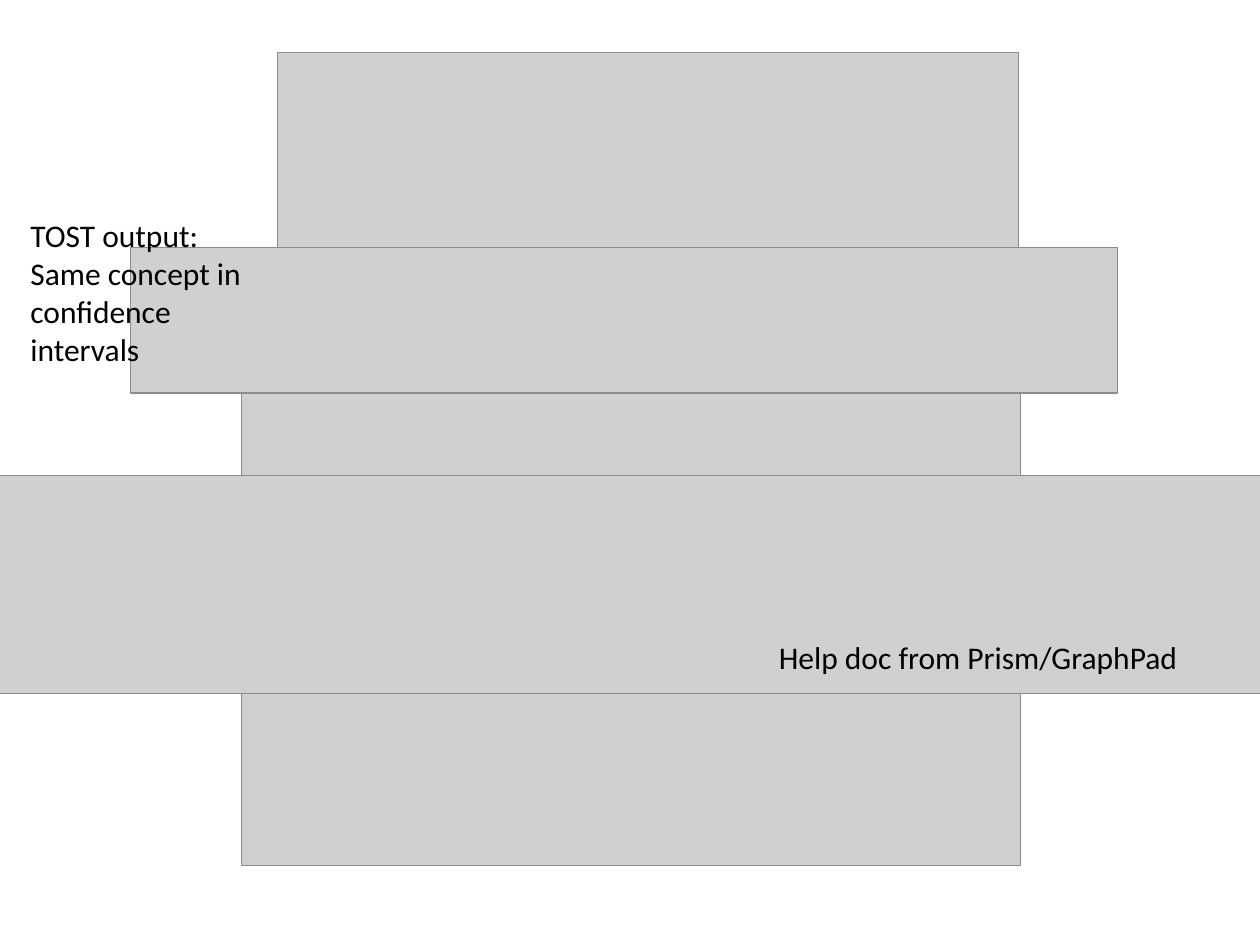
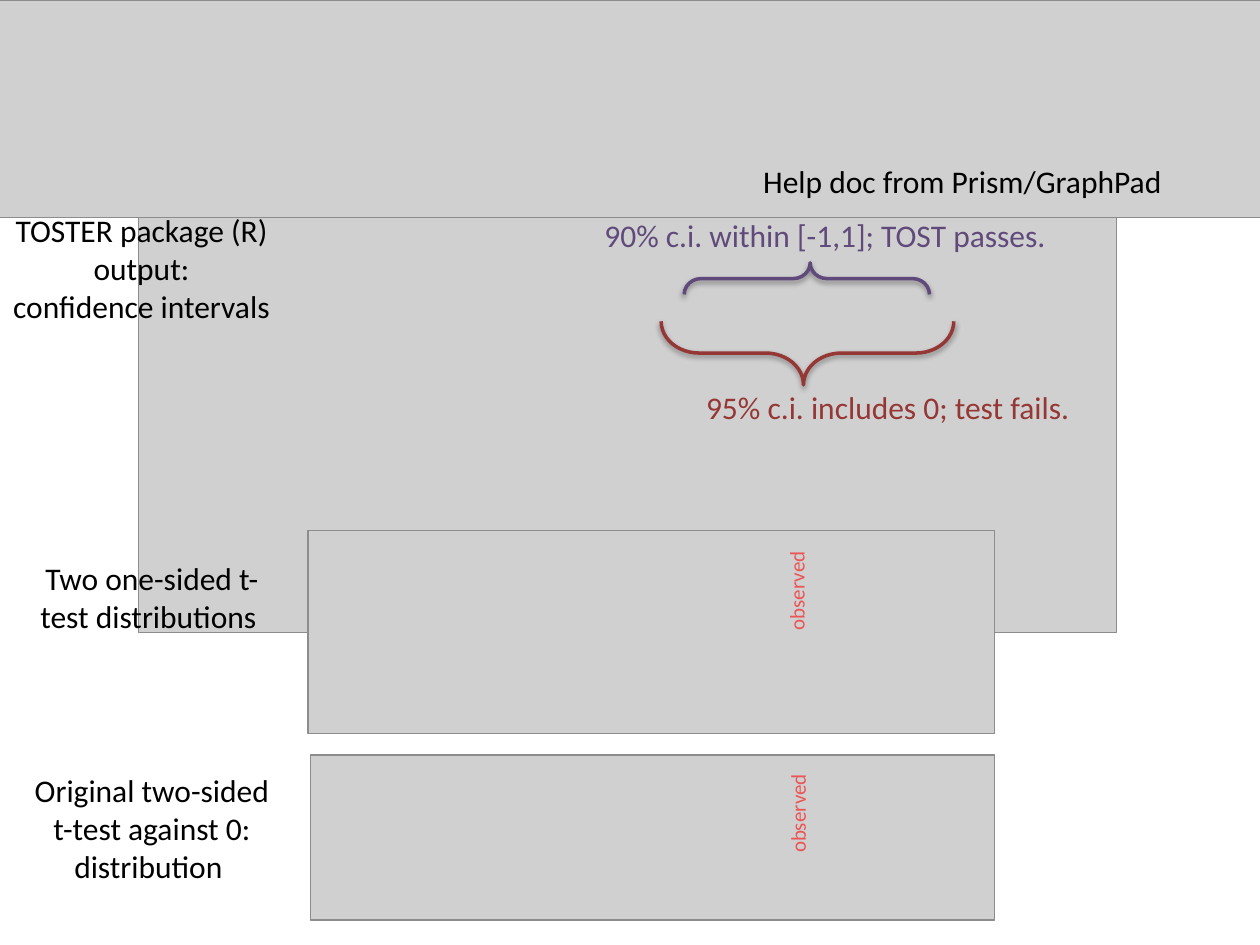
Before and after one commit to meekrob/stats_workshop_2020, a slide deck: slide 6 of adeline/Adeline_TOST_edit.pptx. Drawn at 1260x945 pixels with LibreOffice and Linux fonts; fonts in the diff are those of the drawing; grey boxes stand for pictures. Boxes give left, top, right and bottom in pixels: in the first picture for what was removed or moved away, otherwise in the second. Text is boxed around its words. In the diff, an @@ line names an element or a change of style, - is before the commit and + after.

```diff
--- a/adeline/Adeline_TOST_edit.pptx
+++ b/adeline/Adeline_TOST_edit.pptx
@@ picture: place and size @@
-picture at bbox=[0, 475, 1260, 693]
+picture at bbox=[0, 0, 1260, 218]
@@ picture: place and size @@
-picture at bbox=[277, 53, 1018, 724]
+picture at bbox=[139, 43, 1116, 633]
@@ text "Help doc from Prism/GraphPad": place and size @@
-text "Help doc from Prism/GraphPad" at bbox=[779, 647, 1177, 674]
+text "Help doc from Prism/GraphPad" at bbox=[763, 171, 1162, 198]
@@ text "TOSTER package (R) output:": place and size @@
-text "TOSTER package (R) output:" at bbox=[30, 226, 241, 368]
+text "TOSTER package (R) output:" at bbox=[13, 215, 270, 325]
@@ text at bbox=[16, 215, 267, 287]: text changed @@
-TOST output:
-Same concept in
+TOSTER package (R) output:
@@ text added at bbox=[604, 224, 1045, 252], 18 pt, text #604A7B @@
+90% c.i. within [-1,1]; TOST passes.
@@ picture removed at bbox=[131, 247, 1118, 392] @@
@@ left brace added at bbox=[684, 263, 930, 295], outline #604A7B 2 pt @@
@@ text at bbox=[13, 291, 270, 325]: alignment left to centre @@
@@ left brace added at bbox=[662, 321, 954, 384], outline #953735 2 pt @@
@@ picture removed at bbox=[242, 391, 1021, 866] @@
@@ text added at bbox=[706, 397, 1069, 423], 18 pt, text #953735 @@
+95% c.i. includes 0; test fails.
@@ picture added at bbox=[307, 530, 994, 733] @@
@@ text added at bbox=[40, 564, 258, 636], 18 pt, text #000000 @@
+Two one-sided t-test distributions
@@ text added at bbox=[785, 558, 811, 628], 12 pt, text #EB5556 @@
+observed
@@ picture added at bbox=[310, 755, 994, 920] @@
@@ text added at bbox=[35, 780, 269, 879], 18 pt, text #000000 @@
+Original two-sided t-test against 0: distribution
@@ text added at bbox=[786, 781, 812, 851], 12 pt, text #EB5556 @@
+observed
```
Also in this commit, not shown: 2 other slides changed, 1 slide added.
